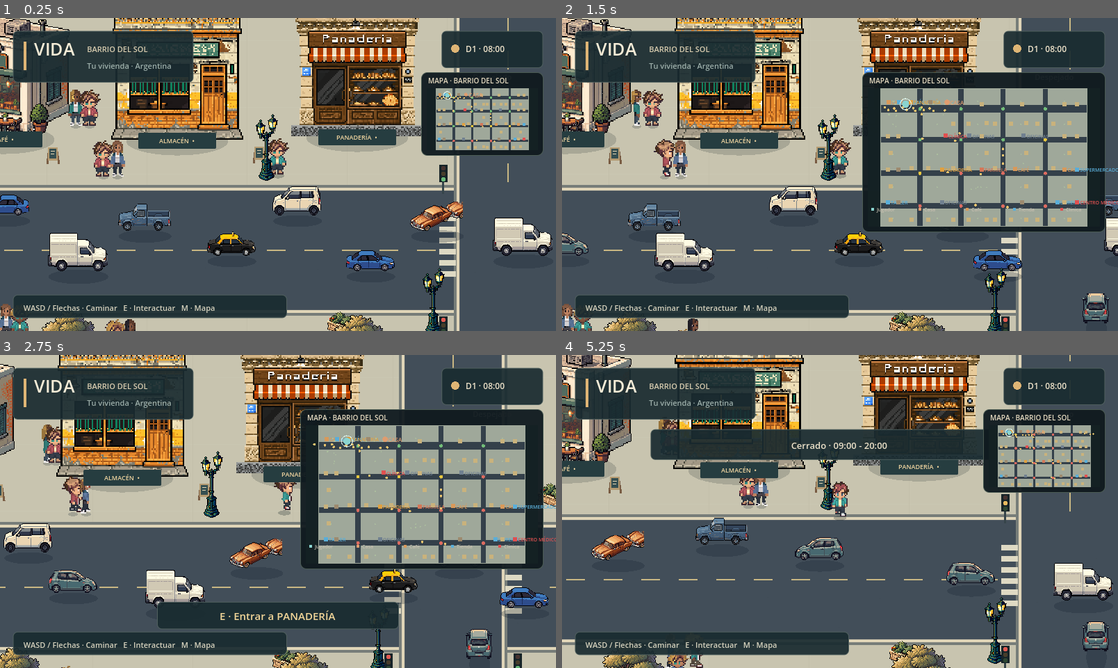
Above: before the commit, frames 1-4 (two rows, left to right).
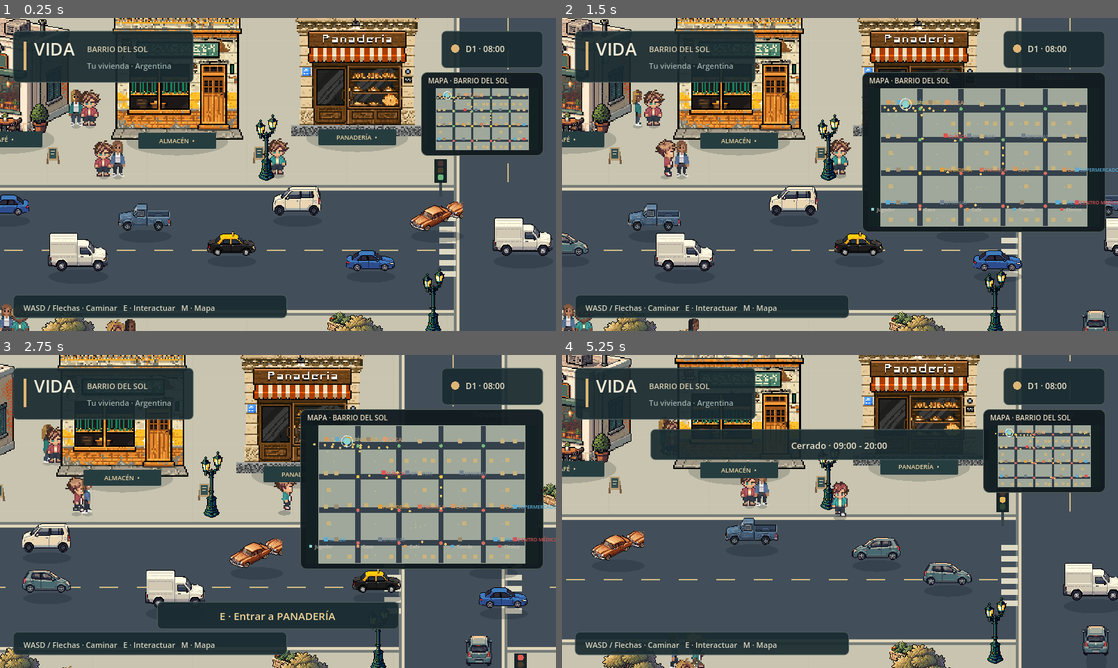
Above: after the commit, the same moments.

Repository: AgustinWojtyszyn/Life--simulador-de-vida
Game: Godot game, scene res://scenes/playground.tscn
Same seed, same stepped clock (60 frames per second), same inputs: the game is played once before the commit and once after it. This scene is started directly instead of the project's main scene.
Inputs (mouse positions are in pixels of both pictures, inside the frame that each line leads up to):
- Up to frame 1 (0.25 s): no input
- Up to frame 2 (1.5 s): drag from (1045, 115) to (895, 105) at 0.52 s; drag from (728, 190) to (812, 237) at 1.27 s
- Up to frame 3 (2.75 s): move the mouse to (333, 442) at 2.02 s; hold D (move_right) from 2.03 s (still down); tap E (interact) at 2.1 s
- Up to frame 4 (5.25 s): release D (move_right) at 2.75 s; drag from (812, 574) to (673, 464) at 2.77 s; move the mouse to (1006, 558) at 3.52 s; hold A (move_left) 3.53-4.25 s; tap E (interact) at 3.6, 5.1 s; drag from (673, 464) to (756, 433) at 4.27 s; move the mouse to (867, 511) at 5.02 s; hold S (move_down) from 5.03 s (still down); click (867, 511) at 5.17 s

The runs differ from the first frame. In frame 1, 0.5% of the frame differs, in the area x 0-81%, y 22-100%; in frame 2, 1.3%; in frame 3, 3.6%; in frame 4, 4.0%, in the area x 18-100%, y 20-100%.

Commit message:
Improve NPC traffic and vehicle mechanics

Diff:
--- a/project.godot
+++ b/project.godot
@@ -1,21 +1,11 @@
-; Engine configuration file.
-; It's best edited using the editor UI and not directly,
-; since the parameters that go here are not all obvious.
-;
-; Format:
-;   [section] ; section goes between []
-;   param=value ; assign values to parameters
-
 config_version=5
 
 [application]
-
 config/name="VIDA"
 run/main_scene="res://scenes/app.tscn"
 config/features=PackedStringArray("4.7", "GL Compatibility")
 
 [autoload]
-
 LifeEvents="*res://scripts/systems/life_events.gd"
 GameClock="*res://scripts/systems/game_clock.gd"
 WeatherSystem="*res://scripts/systems/weather_system.gd"
@@ -25,9 +15,9 @@
 SaveSystem="*res://scripts/systems/save_system.gd"
 WorldManager="*res://scripts/systems/world_manager.gd"
 AudioSystem="*res://scripts/systems/audio_system.gd"
+MCPBridge="*res://addons/godot_mcp/mcp_bridge.gd"
 
 [display]
-
 window/size/viewport_width=800
 window/size/viewport_height=450
 window/size/window_width_override=1280
@@ -37,11 +27,9 @@
 window/handheld/orientation=0
 
 [input_devices]
-
 pointing/emulate_mouse_from_touch=true
 
 [rendering]
-
 textures/canvas_textures/default_texture_filter=0
 renderer/rendering_method="gl_compatibility"
 renderer/rendering_method.mobile="gl_compatibility"
--- a/scripts/city_vehicle.gd
+++ b/scripts/city_vehicle.gd
@@ -138,7 +138,10 @@
 		if route_points.is_empty() and other.route_points.is_empty() and other.direction == direction:
 			ahead = fposmod(ahead, route_length())
 		if ahead > 0 and absf(relative.cross(forward)) < 27.0:
-			gap = minf(gap, ahead - half_width - other.half_width - 22.0)
+			# Increased minimum gap for better separation and progressive braking
+			var speed_factor: float = 1.0 + (current_speed / maxf(cruise_speed, 1.0)) * 0.5
+			var min_gap: float = (half_width + other.half_width + 30.0) * speed_factor
+			gap = minf(gap, ahead - min_gap)
 	var pedestrians: Array[Node] = get_tree().get_nodes_in_group("city_residents")
 	if is_instance_valid(player):
 		pedestrians.append(player)
@@ -148,7 +151,7 @@
 		var relative: Vector2 = pedestrian.position - (position - Vector2(0, 10))
 		var ahead := relative.dot(forward)
 		if ahead >= -half_width - 6.0 and absf(relative.cross(forward)) < 24.0:
-			gap = minf(gap, ahead - half_width - 18.0)
+			gap = minf(gap, ahead - half_width - 20.0)
 	# Signals participate in the same cached proximity pass as cars and
 	# pedestrians, so red lights do not add per-frame work.
 	for traffic_signal in get_tree().get_nodes_in_group("traffic_signals"):
@@ -201,14 +204,20 @@
 		# Brake before the arc instead of rotating the artwork after a hard turn.
 		var turn := absf(forward_vector().angle_to(tangent(progress + 48.0)))
 		desired *= lerpf(1.0, 0.42, clampf(turn / (PI / 2.0), 0, 1))
-	var safe_speed := minf(desired, sqrt(2.0 * braking * gap))
+	# Progressive braking: account for vehicle speed to avoid sudden stops
+	var speed_ratio := current_speed / maxf(cruise_speed, 1.0)
+	var effective_braking := braking * (0.7 + 0.6 * speed_ratio)
+	var safe_speed := minf(desired, sqrt(2.0 * effective_braking * gap))
+	# Additional smoothing for very close distances
+	if gap < 30.0:
+		safe_speed = minf(safe_speed, gap * 2.0)
 	var braking_now := safe_speed < current_speed - 24.0 and current_speed > 55.0
 	if braking_now and not braking_sound_active:
 		AudioSystem.play_sfx("brake", position)
 	braking_sound_active = braking_now
 	# Do not spawn periodic per-car engine clips. A cluster of nearby vehicles
 	# used to create a machine-gun-like audio pattern and unnecessary audio nodes.
-	current_speed = move_toward(current_speed, safe_speed, (braking if current_speed > safe_speed else driver_acceleration) * delta)
+	current_speed = move_toward(current_speed, safe_speed, (effective_braking if current_speed > safe_speed else driver_acceleration) * delta)
 	# Waiting at a red light or behind a pedestrian is valid. Never teleport
 	# through a queue after a timeout: the same rules apply to every model.
 	var step := minf(current_speed * delta, gap)
--- a/scripts/city_walker.gd
+++ b/scripts/city_walker.gd
@@ -20,6 +20,7 @@
 var route_kind := "walk"
 var activity := "walk"
 var activity_time := 0.0
+var blocked_time := 0.0
 
 func _ready() -> void:
 	motion_mode = CharacterBody2D.MOTION_MODE_FLOATING
@@ -81,6 +82,16 @@
 				visual.animate_motion(Vector2.ZERO, 0)
 				return
 		crossing = true
+	# Check for oncoming walkers and yield deterministically
+	for other in get_tree().get_nodes_in_group("city_residents"):
+		if other == self or not is_instance_valid(other) or not other.visible:
+			continue
+		if is_facing_oncoming(other) and should_yield_to(other):
+			# Yield: stop briefly and let the other pass
+			velocity = Vector2.ZERO
+			visual.animate_motion(Vector2.ZERO, 0)
+			wait_time = maxf(wait_time, 0.4)
+			return
 	var remaining := position.distance_to(goal)
 	var pace := speed * (1.15 if WeatherSystem.state == "rain" else 1.0)
 	var desired_speed := minf(pace, sqrt(2.0 * 180.0 * remaining))
@@ -97,12 +108,19 @@
 	var candidate := position + intended
 	var parent := get_parent()
 	if parent.has_method("walker_position_clear") and not bool(parent.call("walker_position_clear", candidate)):
+		# Blocked: wait briefly, then try to recalculate
 		velocity = Vector2.ZERO
 		crossing = false
-		destination = (destination + 1) % route.size()
-		wait_time = 0.35
+		blocked_time += delta
+		wait_time = maxf(wait_time, 0.3)
 		visual.animate_motion(Vector2.ZERO, 0)
-		return
+		# If blocked for too long, skip to next destination
+		if blocked_time > 1.5:
+			destination = (destination + 1) % route.size()
+			blocked_time = 0.0
+			wait_time = 0.35
+		return
+	blocked_time = maxf(0.0, blocked_time - delta * 2.0)
 	var before := position
 	move_and_slide()
 	var movement := position - before
@@ -132,8 +150,29 @@
 			var side := -1.0 if get_instance_id() < other.get_instance_id() else 1.0
 			away = Vector2(side, 0.35)
 		var distance := maxf(1.0, away.length())
-		push += away / distance * (1.0 - distance / PERSONAL_SPACE)
+		# Deterministic priority: lower instance_id yields to higher one.
+		# This prevents two NPCs from endlessly trying to dodge each other.
+		var priority_factor := 1.0 if get_instance_id() > other.get_instance_id() else 0.3
+		push += away / distance * (1.0 - distance / PERSONAL_SPACE) * priority_factor
 	return push
+
+func is_facing_oncoming(other: Node2D) -> bool:
+	# Check if another walker is approaching head-on
+	if not is_instance_valid(other) or not other.visible:
+		return false
+	var to_other: Vector2 = other.position - position
+	if to_other.length_squared() > 90.0 * 90.0:
+		return false
+	# Both must be moving toward each other
+	var my_dir: Vector2 = velocity.normalized() if velocity.length_squared() > 0.01 else Vector2.ZERO
+	var other_dir: Vector2 = (other.velocity as Vector2).normalized() if other.velocity.length_squared() > 0.01 else Vector2.ZERO
+	if my_dir == Vector2.ZERO or other_dir == Vector2.ZERO:
+		return false
+	return my_dir.dot(other_dir) < -0.5
+
+func should_yield_to(other: Node2D) -> bool:
+	# Deterministic priority: lower instance_id yields
+	return get_instance_id() < other.get_instance_id()
 
 func apply_crowd_separation(delta: float) -> void:
 	var push := crowd_separation()
--- a/scripts/traffic_signal.gd
+++ b/scripts/traffic_signal.gd
@@ -60,42 +60,44 @@
 	if horizontal:
 		if absf(vehicle_position.y - global_position.y) > horizontal_half + 38.0:
 			return INF
-		stop_point.x = global_position.x - vertical_half - 20.0 if forward.x > 0.0 else global_position.x + vertical_half + 20.0
+		stop_point.x = global_position.x - vertical_half - 24.0 if forward.x > 0.0 else global_position.x + vertical_half + 24.0
 	else:
 		if absf(vehicle_position.x - global_position.x) > vertical_half + 38.0:
 			return INF
-		stop_point.y = global_position.y - horizontal_half - 20.0 if forward.y > 0.0 else global_position.y + horizontal_half + 20.0
+		stop_point.y = global_position.y - horizontal_half - 24.0 if forward.y > 0.0 else global_position.y + horizontal_half + 24.0
 	var ahead := (stop_point - vehicle_position).dot(forward.normalized())
-	if ahead < -8.0 or ahead > 240.0:
+	if ahead < -8.0 or ahead > 260.0:
 		return INF
-	# A car already committed to a yellow light should clear the junction rather
-	# than panic-brake inside it.
-	if state == "amber" and ahead < 58.0:
-		return INF
-	return maxf(0.0, ahead - 12.0)
+	# Decision logic: if the vehicle can stop before the intersection, it must.
+	# If it's too close to stop safely, it should clear the junction.
+	if state == "amber":
+		# Can the vehicle stop? Assume braking distance = speed^2 / (2 * 260)
+		# For simplicity, use a fixed threshold that works for most speeds
+		if ahead < 70.0:
+			return INF  # Too close to stop, must clear
+	return maxf(0.0, ahead - 14.0)
 
 func signal_positions() -> Array[Vector2]:
-	var margin := 24.0
+	var margin := 28.0
+	# Only 2 signals per intersection: one for each direction
+	# This reduces visual clutter while maintaining functionality
 	return [
 		Vector2(-vertical_half - margin, -horizontal_half - margin),
-		Vector2(vertical_half + margin, -horizontal_half - margin),
 		Vector2(vertical_half + margin, horizontal_half + margin),
-		Vector2(-vertical_half - margin, horizontal_half + margin),
 	]
 
 func _draw() -> void:
 	var positions := signal_positions()
 	draw_head(positions[0], horizontal_state)
-	draw_head(positions[2], horizontal_state)
 	draw_head(positions[1], vertical_state)
-	draw_head(positions[3], vertical_state)
 
 func draw_head(at: Vector2, state: String) -> void:
-	draw_line(at + Vector2(0, 8), at + Vector2(0, 28), Color("36454a"), 3.0)
-	draw_rect(Rect2(at - Vector2(6, 14), Vector2(12, 25)), Color("172428"))
+	# Larger, more visible signal head
+	draw_line(at + Vector2(0, 10), at + Vector2(0, 36), Color("36454a"), 4.0)
+	draw_rect(Rect2(at - Vector2(9, 18), Vector2(18, 34)), Color("172428"))
 	var red := Color("e05a52") if state == "red" else Color(0.28, 0.20, 0.19)
 	var amber := Color("e6b95e") if state == "amber" else Color(0.28, 0.24, 0.17)
 	var green := Color("68b878") if state == "green" else Color(0.18, 0.28, 0.20)
-	draw_circle(at + Vector2(0, -9), 3.2, red)
-	draw_circle(at + Vector2(0, -1), 3.2, amber)
-	draw_circle(at + Vector2(0, 7), 3.2, green)
+	draw_circle(at + Vector2(0, -12), 4.5, red)
+	draw_circle(at + Vector2(0, -2), 4.5, amber)
+	draw_circle(at + Vector2(0, 8), 4.5, green)
